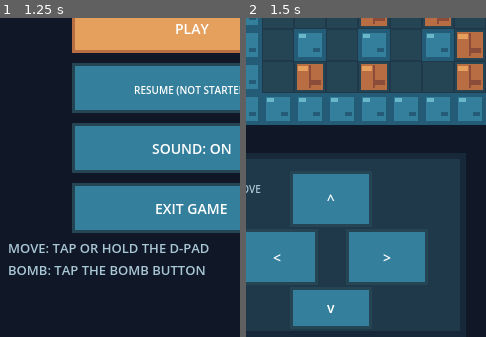
Above: before the commit, frames 1-2 (left to right).
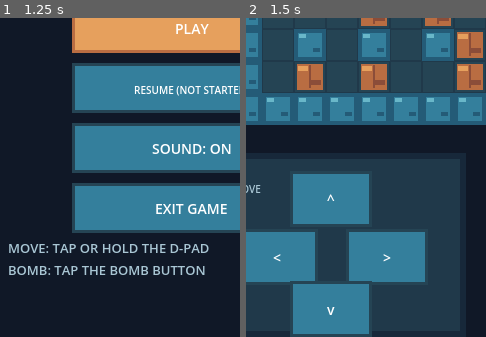
Above: after the commit, the same moments.

Repository: leto98/Bomberman_NES_android
Game: Godot game, scene res://scenes/main.tscn
Same seed, same stepped clock (60 frames per second), same inputs: the game is played once before the commit and once after it.
Inputs (mouse positions are % of the whole screen's width and height, from its top left):
- Up to frame 1 (1.25 s): tap Enter at 0.5 s; move the mouse to (72, 45) at 0.52 s; click (72, 45) at 0.67 s
- Up to frame 2 (1.5 s): tap Space at 1.25 s; drag from (30, 55) to (45, 70) at 1.27 s
The pictures show only the part of the screen within x 10-60%, y 50-100%; the shares and areas given below are measured in that part.

Frame 1 is identical in both runs. In frame 2, 1.9% of the frame differs, in the area x 18-53%, y 82-100%.

Commit message:
Limit active bombs to one and match down button size

Diff:
--- a/scripts/main.gd
+++ b/scripts/main.gd
@@ -249,7 +249,7 @@
 	return true
 
 func _place_bomb() -> void:
-	if game_state != "playing" or bombs.size() >= 2:
+	if game_state != "playing" or bombs.size() >= 1:
 		return
 	for bomb in bombs:
 		if bomb.cell == player:
@@ -505,7 +505,7 @@
 	_draw_button(Rect2(38, 532, 82, 56), "<", false)
 	_draw_button(Rect2(148, 532, 82, 56), ">", false)
 	_draw_button(Rect2(92, 474, 82, 56), "^", false)
-	_draw_button(Rect2(92, 590, 82, 42), "v", false)
+	_draw_button(Rect2(92, 584, 82, 56), "v", false)
 	_draw_button(Rect2(330, 510, 110, 100), "BOMB", true)
 	draw_string(ThemeDB.fallback_font, Vector2(34, 496), "MOVE", HORIZONTAL_ALIGNMENT_LEFT, 80, 10, Color("#a9c6d4"))
 	draw_string(ThemeDB.fallback_font, Vector2(350, 626), "TAP TO PLANT", HORIZONTAL_ALIGNMENT_LEFT, 100, 10, Color("#a9c6d4"))
